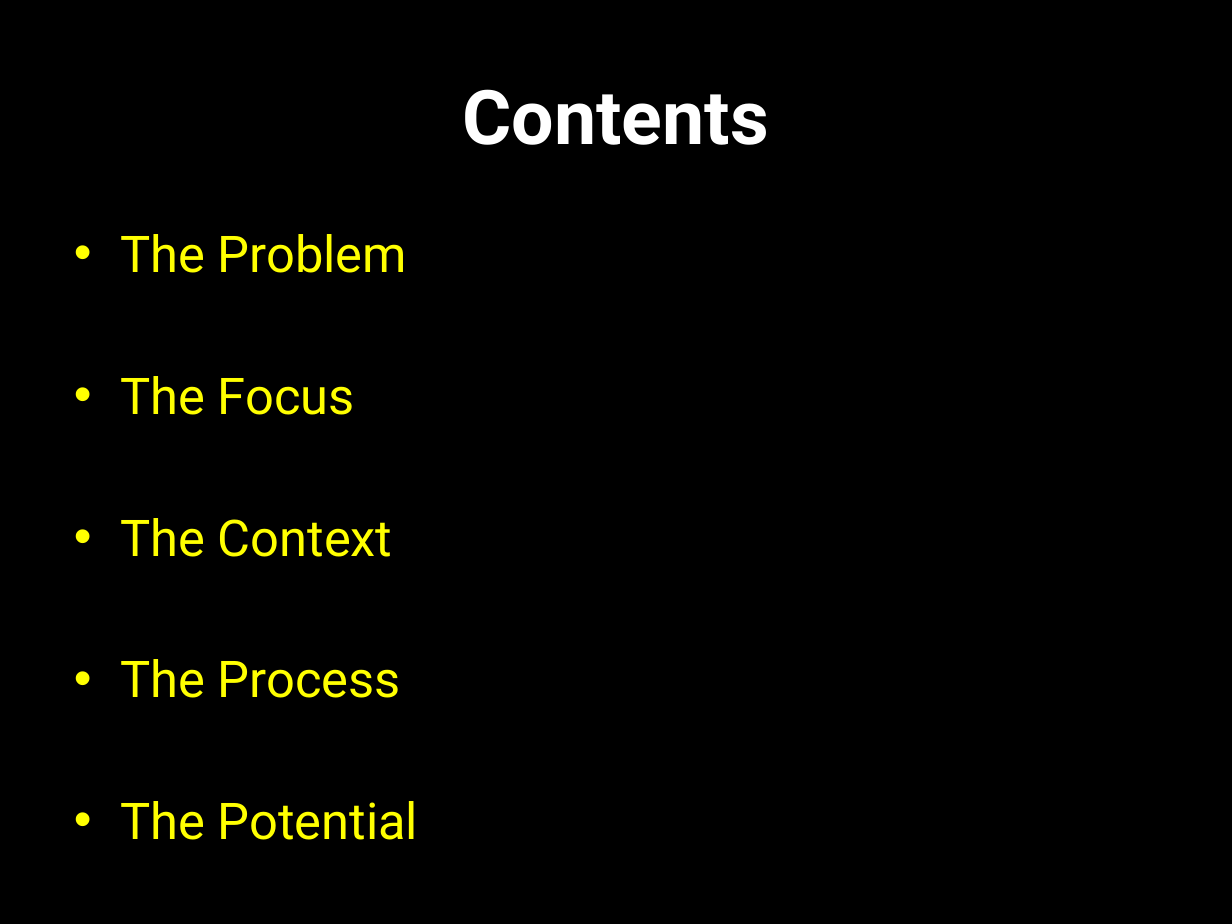
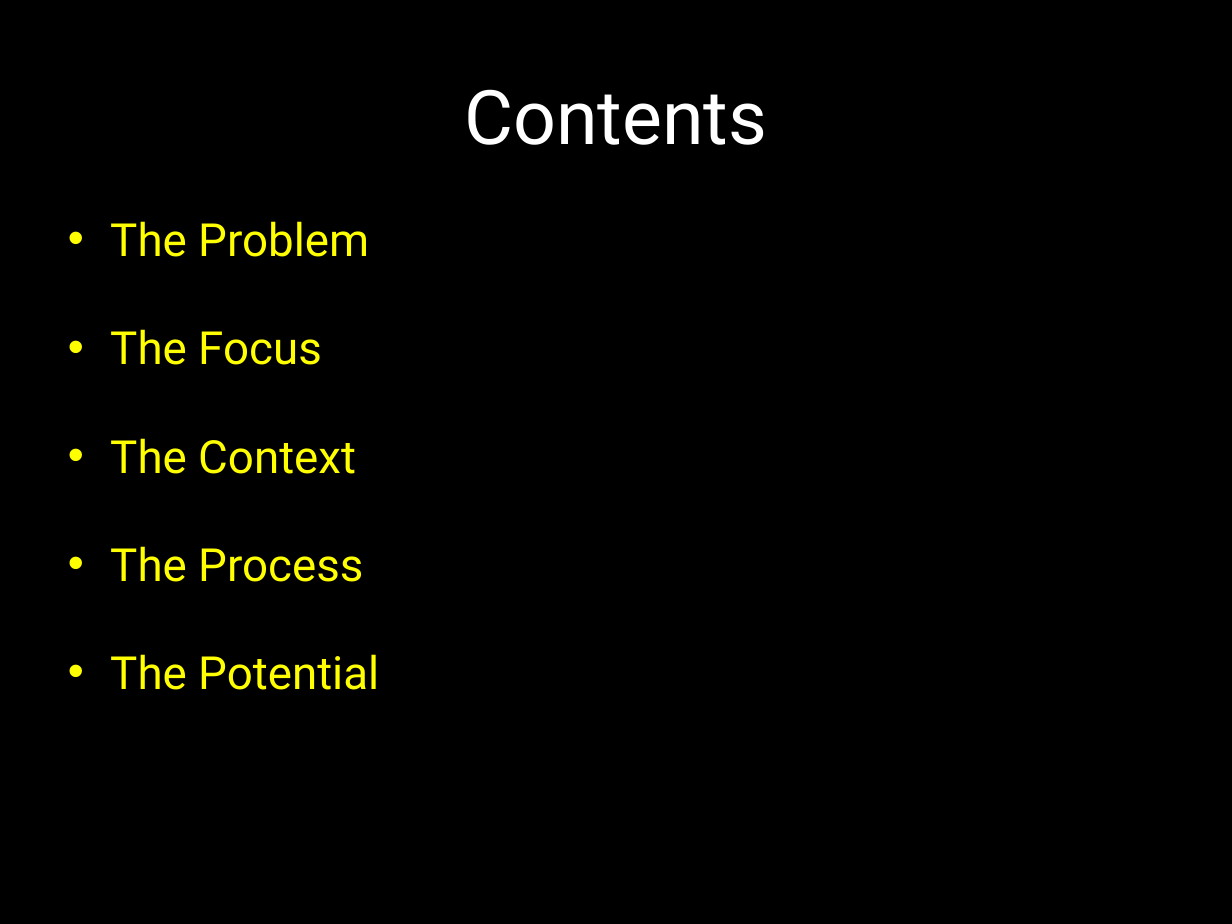
Before and after one commit to Colorado-Data-Analytics-Challenge/GeneralAssembly, a slide deck: slide 2 of GeneralAssembly_Last Mile Denver Smart Data Analytics.pptx. Drawn at 1232x924 pixels with LibreOffice and Linux fonts; fonts in the diff are those of the drawing. Boxes give left, top, right and bottom in pixels: in the first picture for what was removed or moved away, otherwise in the second. Text is boxed around its words. In the diff, an @@ line names an element or a change of style, - is before the commit and + after.

```diff
--- a/GeneralAssembly_Last Mile Denver Smart Data Analytics.pptx
+++ b/GeneralAssembly_Last Mile Denver Smart Data Analytics.pptx
@@ title "Contents" at <box>464,89,767,145</box>: bold off @@
@@ text "The Problem" at <box>110,221,379,690</box>: size 29.6 to 26.7 pt; indent changed; line spacing 1 to 0.8 @@
```
Also in this commit, not shown: 9 other slides changed, 1 slide removed.
